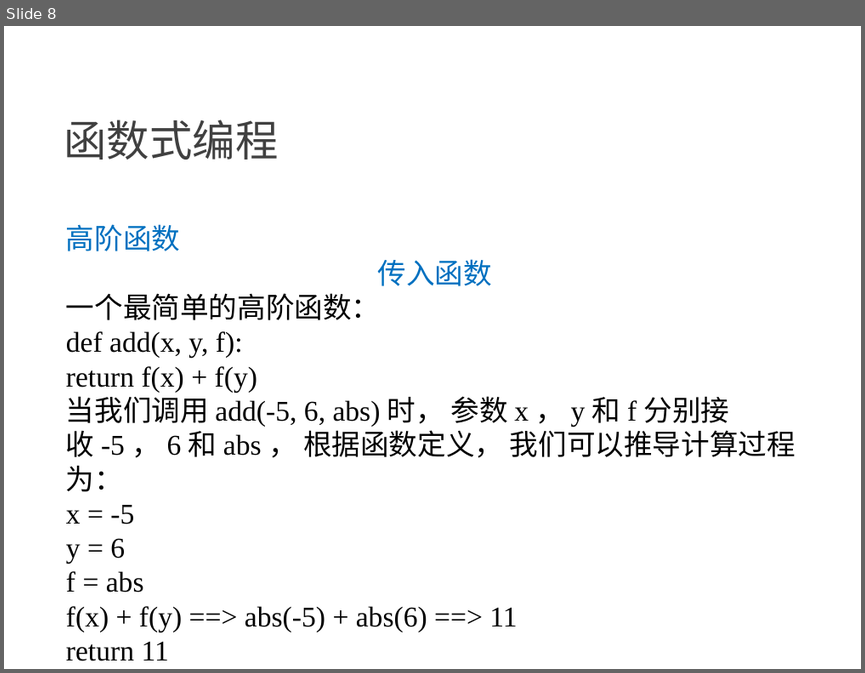
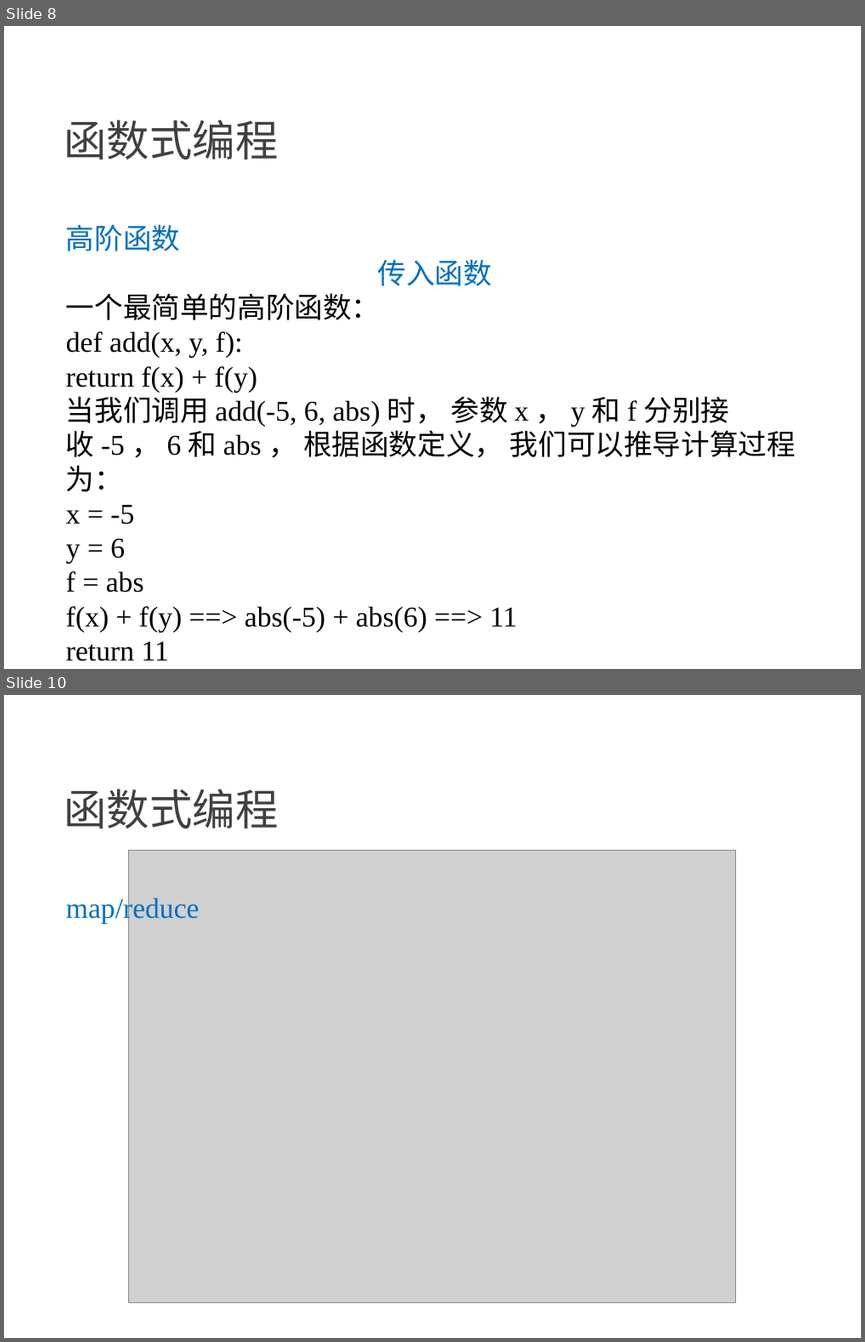
Before and after one commit to NewGr8Player/My-PPT, a slide deck: Python3/4.Python3-函数式编程.pptx. Shown one above the other, each under a label of ours: slide 8 before the commit, slides 8 and 10 after it; the slides between them are not shown. The pictures are 865x673 and 865x1342 pixels, drawn with LibreOffice and Linux fonts; fonts in the diff are those of the drawing; grey boxes stand for pictures. Boxes give left, top, right and bottom in pixels: in the first picture for what was removed or moved away, otherwise in the second. Text is boxed around its words. In the diff, an @@ line names an element or a change of style, - is before the commit and + after.

```diff
--- a/Python3/4.Python3-函数式编程.pptx
+++ b/Python3/4.Python3-函数式编程.pptx
@@ slide 10 added at <box>4,695,861,1338</box>, background #FFFFFF @@
@@ text added at <box>64,789,279,828</box>, 36 pt, text #404040 @@
+函数式编程
@@ picture added at <box>129,850,736,1303</box> @@
@@ text added at <box>66,896,200,924</box>, 24 pt, text #0070C0 @@
+map/reduce
```
Also in this commit, not shown: 2 other slides added.
